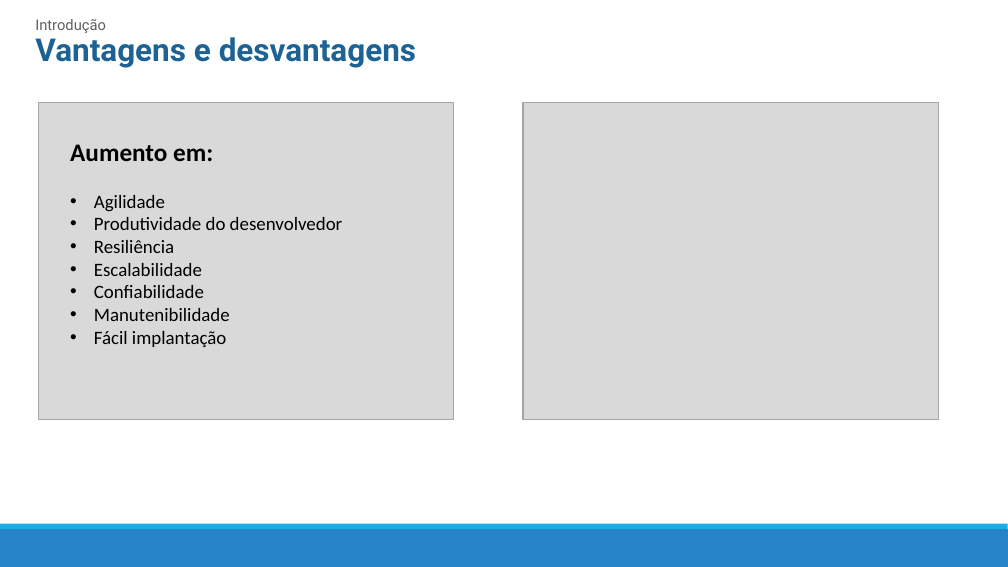
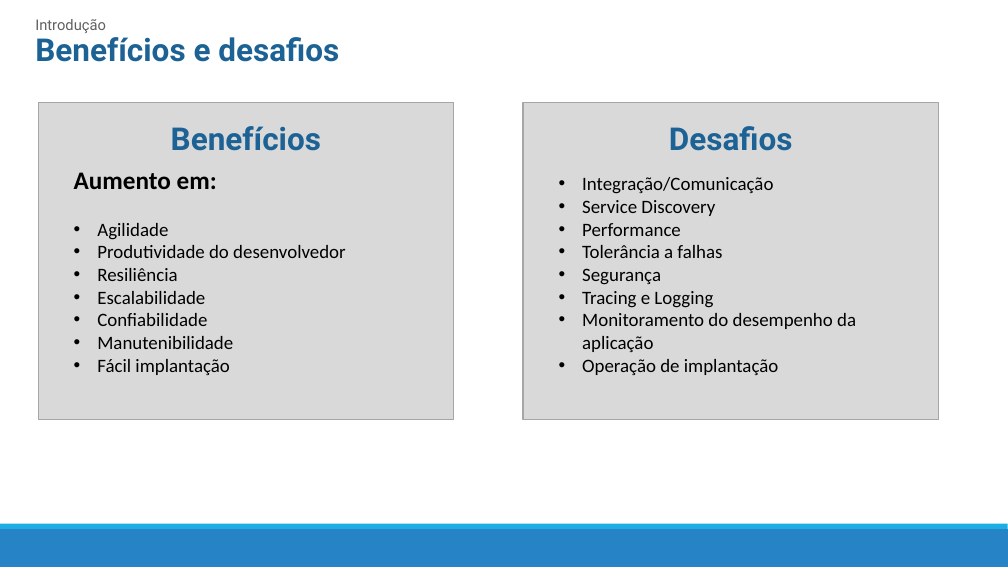
Before and after one commit to mrezende/architecture-discipline, a slide deck: slide 5 of article-presentation/Artigo.pptx. Drawn at 1008x567 pixels with LibreOffice and Linux fonts; fonts in the diff are those of the drawing. Boxes give left, top, right and bottom in pixels: in the first picture for what was removed or moved away, otherwise in the second. Text is boxed around its words. In the diff, an @@ line names an element or a change of style, - is before the commit and + after.

```diff
--- a/article-presentation/Artigo.pptx
+++ b/article-presentation/Artigo.pptx
@@ text at (35, 37, 339, 62): text changed @@
-Vantagens e desvantagens
+Benefícios e desafios
@@ text added at (171, 126, 321, 151), 30 pt, text #1D6294, bold @@
+Benefícios
@@ text added at (669, 126, 793, 151), 30 pt, text #1D6294, bold @@
+Desafios
@@ text "Aumento em:": place and size @@
-text "Aumento em:" at (70, 144, 343, 347)
+text "Aumento em:" at (74, 172, 346, 375)
@@ text added at (582, 177, 856, 375), 18 pt, text #000000 @@
+• Integração/Comunicação
+• Service Discovery
+• Performance
+• Tolerância a falhas
+• Segurança
+• Tracing e Logging
+• Monitoramento do desempenho da aplicação
+• Operação de implantação
```
Also in this commit, not shown: 1 other slide changed, 1 other file.
